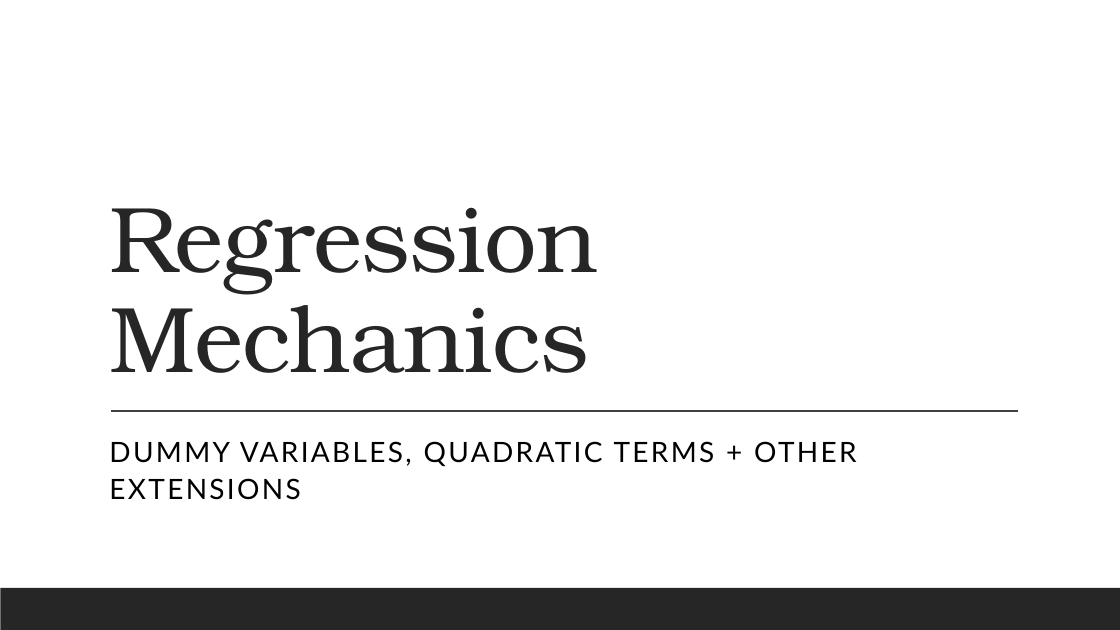
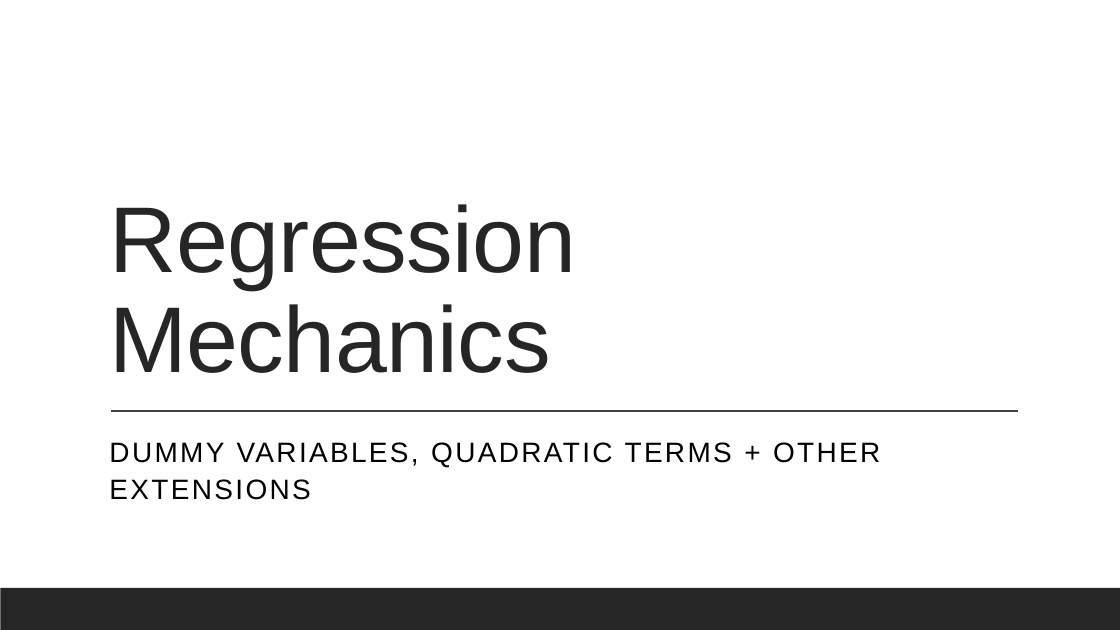
Before and after one commit to issues-osu/statsii-spring2026, a slide deck: slide 1 of slides/dummy/dummy_vars2026.pptx. Drawn at 1120x630 pixels with LibreOffice and Linux fonts; fonts in the diff are those of the drawing. Boxes give left, top, right and bottom in pixels: in the first picture for what was removed or moved away, otherwise in the second. Text is boxed around its words. In the diff, an @@ line names an element or a change of style, - is before the commit and + after.

```diff
--- a/slides/dummy/dummy_vars2026.pptx
+++ b/slides/dummy/dummy_vars2026.pptx
@@ title "Regression Mechanics" at [109,204,576,373]: font TeX Gyre Bonum to Arial @@
@@ subtitle "DUMMY VARIABLES, QUADRATIC TERMS + ..." at [109,442,880,500]: font Lato to Arial @@
```
Also in this commit, not shown: 15 other slides changed, 7 slides added, 3 other files.
